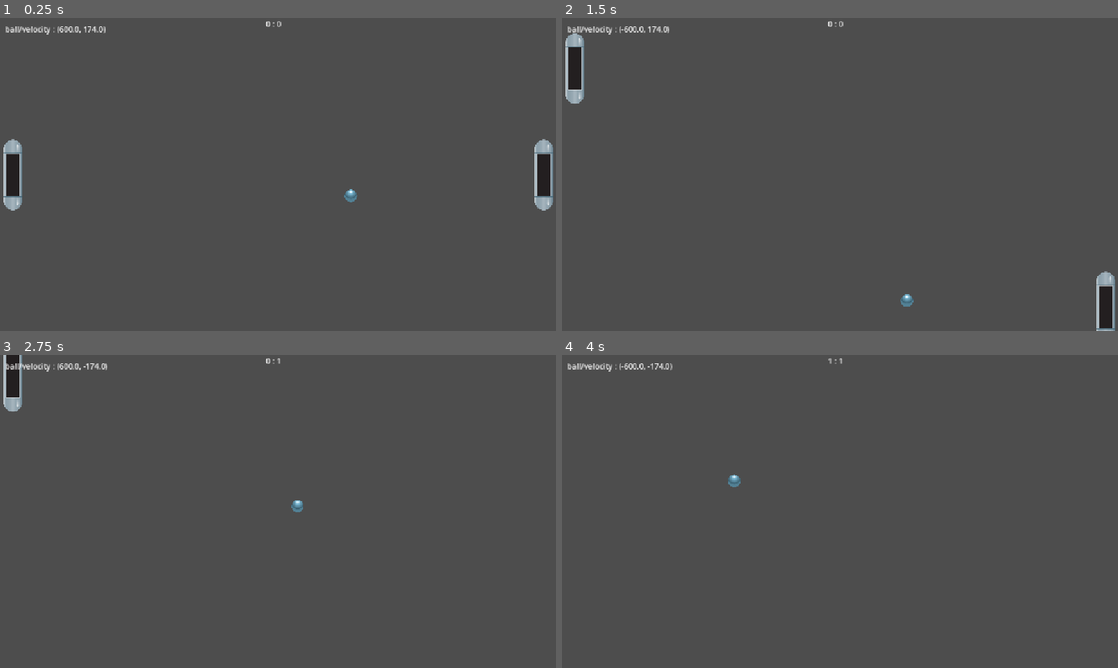
Above: before the commit, frames 1-4 (two rows, left to right).
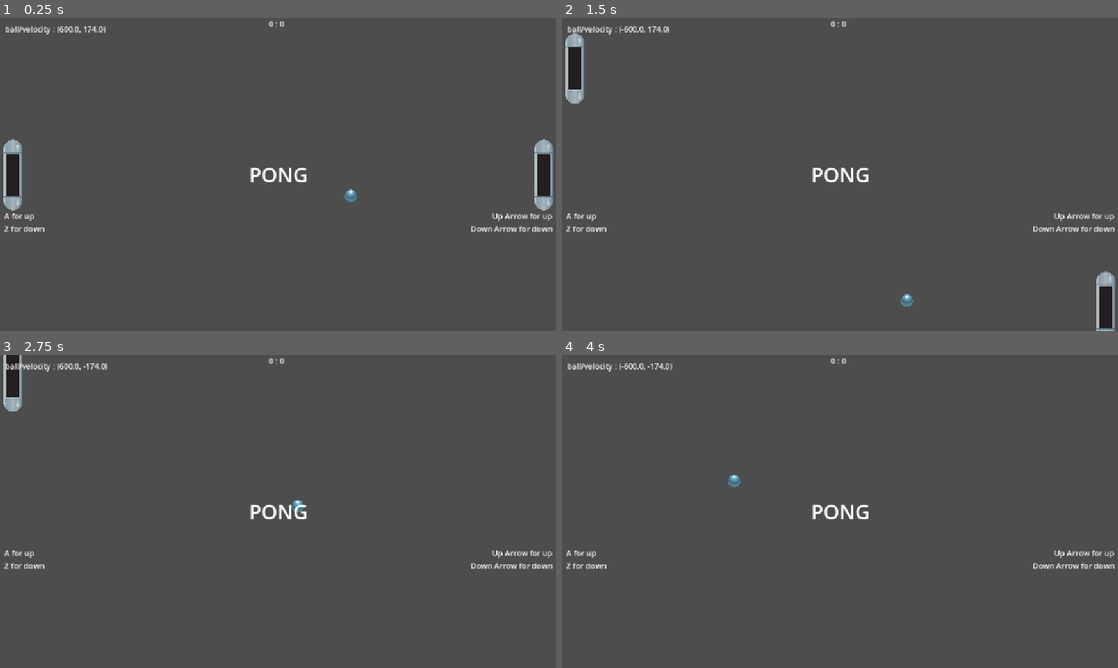
Above: after the commit, the same moments.

Repository: minhaz1217/godot-pong
Game: Godot game, scene res://scenes/game.tscn
Same seed, same stepped clock (60 frames per second), same inputs: the game is played once before the commit and once after it.
Inputs:
- Up to frame 1 (0.25 s): no input
- Up to frame 2 (1.5 s): hold A (player1_up) 0.53-1.28 s; hold Down (player2_down) 0.53-1.28 s; hold Z (player1_down) from 1.28 s (still down); tap Up (player2_up) at 1.35 s
- Up to frame 3 (2.75 s): release Z (player1_down) at 2.03 s; hold A (player1_up) from 2.03 s (still down); hold Down (player2_down) from 2.03 s (still down)
- Up to frame 4 (4 s): release Down (player2_down) at 2.78 s; tap Up (player2_up) at 2.85 s; release A (player1_up) at 3.53 s; hold Z (player1_down) from 3.53 s (still down); hold Down (player2_down) from 3.53 s (still down)

The runs differ from the first frame. In frame 1, 0.7% of the frame differs, in the area x 0-100%, y 1-69%; in frame 2, 0.7%; in frame 3, 0.7%; in frame 4, 0.7%.

Commit message:
added HUD configs

Diff:
--- a/scenes/game.tscn
+++ b/scenes/game.tscn
@@ -1,9 +1,10 @@
-[gd_scene load_steps=7 format=3 uid="uid://ciainjckbydh6"]
+[gd_scene load_steps=8 format=3 uid="uid://ciainjckbydh6"]
 
 [ext_resource type="PackedScene" uid="uid://brs2sw2ur3ono" path="res://scenes/paddle.tscn" id="1_80nbo"]
 [ext_resource type="Script" uid="uid://c1drmpkx684pf" path="res://scenes/game.gd" id="1_e2o6t"]
 [ext_resource type="PackedScene" uid="uid://bgiangnsirj2e" path="res://scenes/ball.tscn" id="3_feb5d"]
 [ext_resource type="PackedScene" uid="uid://b15p7yuctuchq" path="res://helpers/debug/DebugOverlay.tscn" id="4_fc0e3"]
+[ext_resource type="PackedScene" uid="uid://cmyiargfvngqo" path="res://scenes/hud.tscn" id="5_iywne"]
 
 [sub_resource type="RectangleShape2D" id="RectangleShape2D_feb5d"]
 size = Vector2(20, 652)
@@ -63,6 +64,7 @@
 offset_bottom = -292.0
 
 [node name="CanvasLayer" type="CanvasLayer" parent="."]
+visible = false
 
 [node name="score" type="Label" parent="CanvasLayer"]
 anchors_preset = 5
@@ -76,4 +78,7 @@
 size_flags_vertical = 2
 text = "0 : 0"
 
+[node name="hud" parent="." instance=ExtResource("5_iywne")]
+metadata/_edit_use_anchors_ = true
+
 [connection signal="touched_wall" from="ball" to="." method="_on_ball_touched_wall"]
--- /dev/null
+++ b/scenes/hud.tscn
@@ -0,0 +1,64 @@
+[gd_scene format=3 uid="uid://cmyiargfvngqo"]
+
+[node name="hud" type="CanvasLayer"]
+
+[node name="score" type="Label" parent="."]
+anchors_preset = 5
+anchor_left = 0.5
+anchor_right = 0.5
+offset_left = -20.0
+offset_right = 20.0
+offset_bottom = 23.0
+grow_horizontal = 2
+text = "0 : 0"
+
+[node name="title" type="Label" parent="."]
+anchors_preset = 8
+anchor_left = 0.5
+anchor_top = 0.5
+anchor_right = 0.5
+anchor_bottom = 0.5
+offset_left = -23.5
+offset_top = -11.5
+offset_right = 23.5
+offset_bottom = 11.5
+grow_horizontal = 2
+grow_vertical = 2
+theme_override_font_sizes/font_size = 42
+text = "PONG"
+
+[node name="MarginContainer" type="MarginContainer" parent="."]
+anchors_preset = 4
+anchor_top = 0.5
+anchor_bottom = 0.5
+offset_top = -24.5
+offset_right = 83.0
+offset_bottom = 24.5
+grow_vertical = 2
+theme_override_constants/margin_left = 8
+theme_override_constants/margin_top = 200
+
+[node name="player1_instruction" type="Label" parent="MarginContainer"]
+layout_mode = 2
+text = "A for up
+Z for down"
+
+[node name="MarginContainer2" type="MarginContainer" parent="."]
+anchors_preset = 6
+anchor_left = 1.0
+anchor_top = 0.5
+anchor_right = 1.0
+anchor_bottom = 0.5
+offset_left = -178.0
+offset_top = -24.5
+offset_bottom = 24.5
+grow_horizontal = 0
+grow_vertical = 2
+theme_override_constants/margin_top = 200
+theme_override_constants/margin_right = 8
+
+[node name="player2_instruction" type="Label" parent="MarginContainer2"]
+layout_mode = 2
+text = "Up Arrow for up
+Down Arrow for down"
+horizontal_alignment = 2
